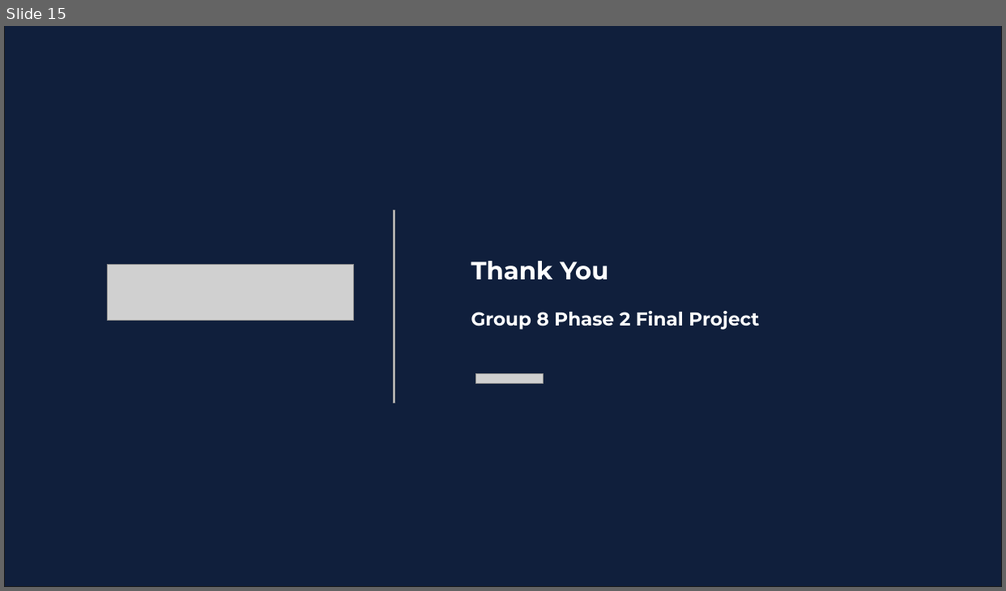
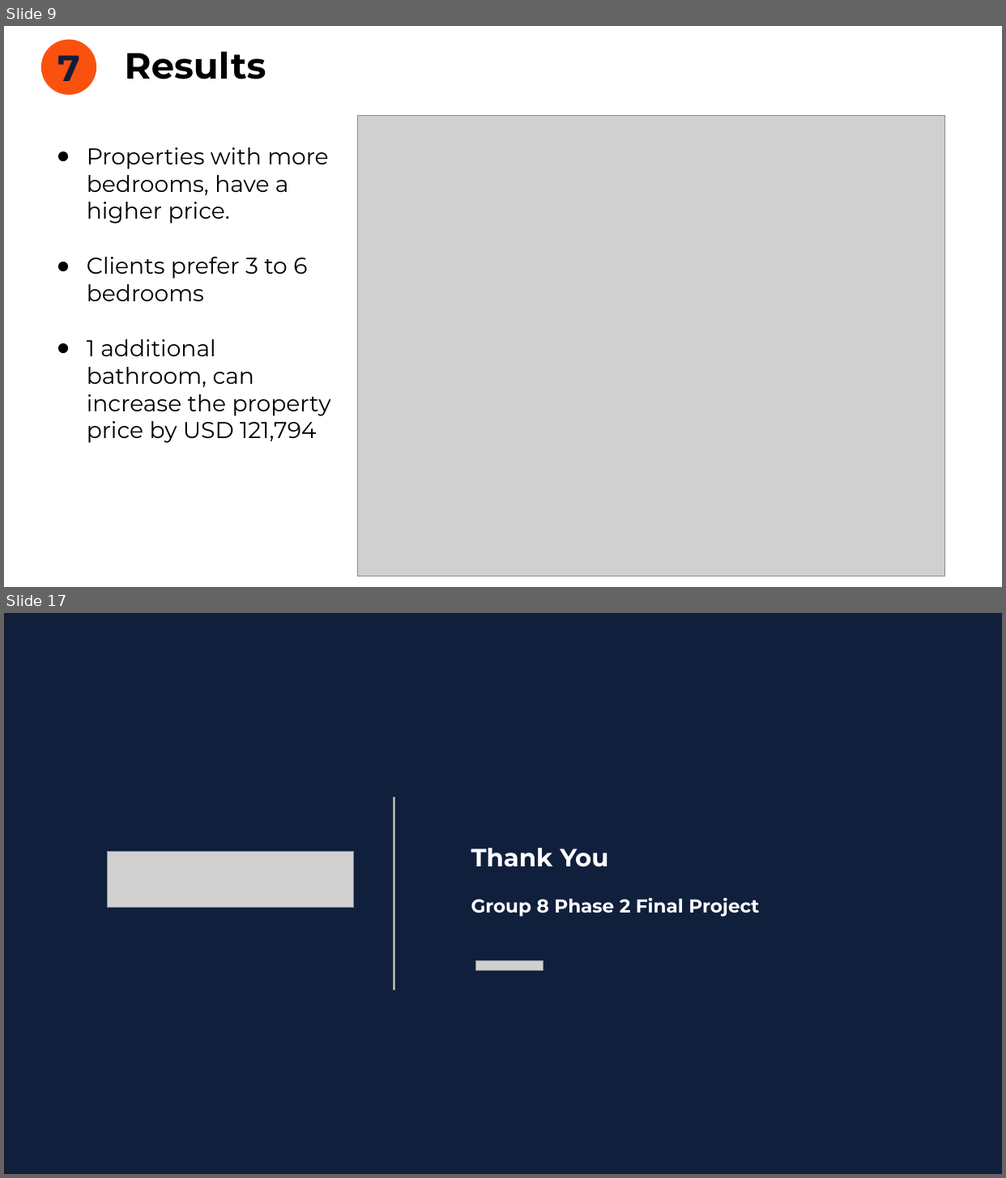
Before and after one commit to bryanmunene/phase_2_group_8_project, a slide deck: Final Group 8 Phase 2 Project_POWERPOINT_DSF PT6.pptx. Shown one above the other, each under a label of ours: slide 15 before the commit, slides 9 and 17 after it; the slides between them are not shown. The pictures are 1006x591 and 1006x1178 pixels, drawn with LibreOffice and Linux fonts; fonts in the diff are those of the drawing; grey boxes stand for pictures. Boxes give left, top, right and bottom in pixels: in the first picture for what was removed or moved away, otherwise in the second. Text is boxed around its words. In the diff, an @@ line names an element or a change of style, - is before the commit and + after.

```diff
--- a/Final Group 8 Phase 2 Project_POWERPOINT_DSF PT6.pptx
+++ b/Final Group 8 Phase 2 Project_POWERPOINT_DSF PT6.pptx
@@ slide 9 added at (4, 26, 1002, 587), background #FFFFFF @@
@@ ellipse added at (41, 40, 96, 94), fill #FA510F, outline #FA510F 0.75 pt, 35 pt, text #101F3C, bold @@
+7
@@ title added at (125, 51, 266, 79), 35 pt, text #000000, bold @@
+Results
@@ picture added at (358, 116, 946, 577) @@
@@ text added at (87, 148, 331, 443), 22 pt, text #000000 @@
+● Properties with more bedrooms, have a higher price.
+● Clients prefer 3 to 6 bedrooms
+● 1 additional bathroom, can increase the property price by USD 121,794
@@ what was slide 15 is now slide 17 @@
```
Also in this commit, not shown: 11 slides changed, 4 other slides added, 3 slides removed, 2 other files.
